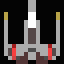
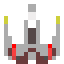
Layer changes from the first 64×64 image to the second:
painted on "Background copy" over [4, 0, 60, 64]
hid "Background" over [0, 0, 64, 64]
